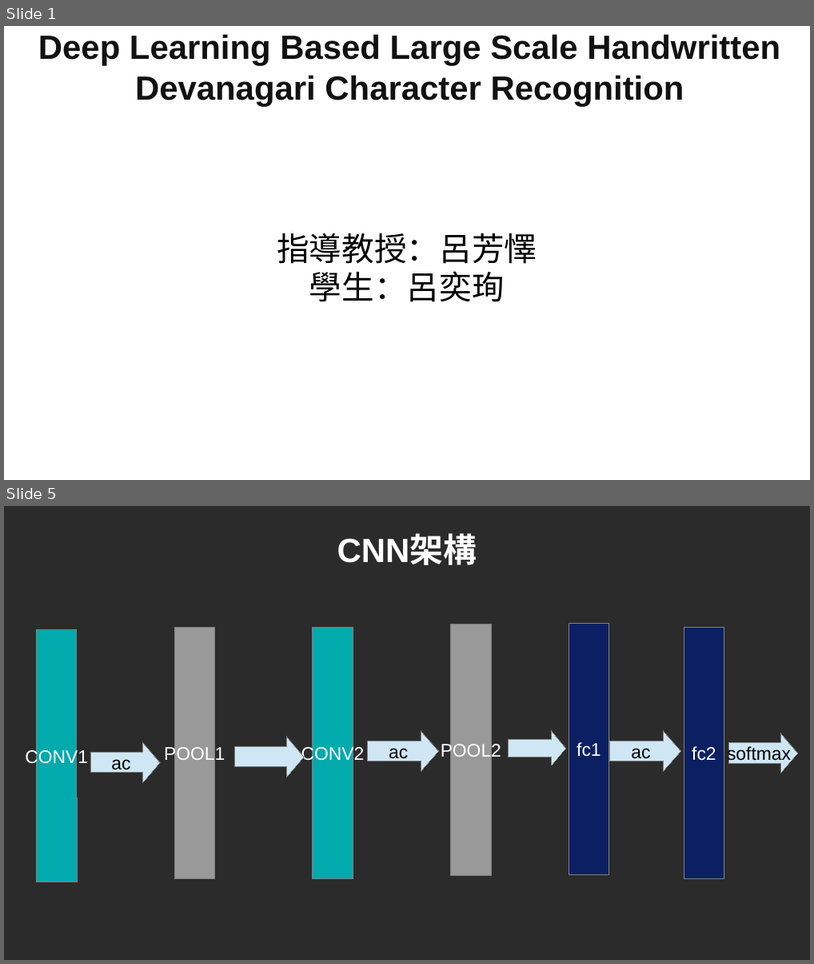
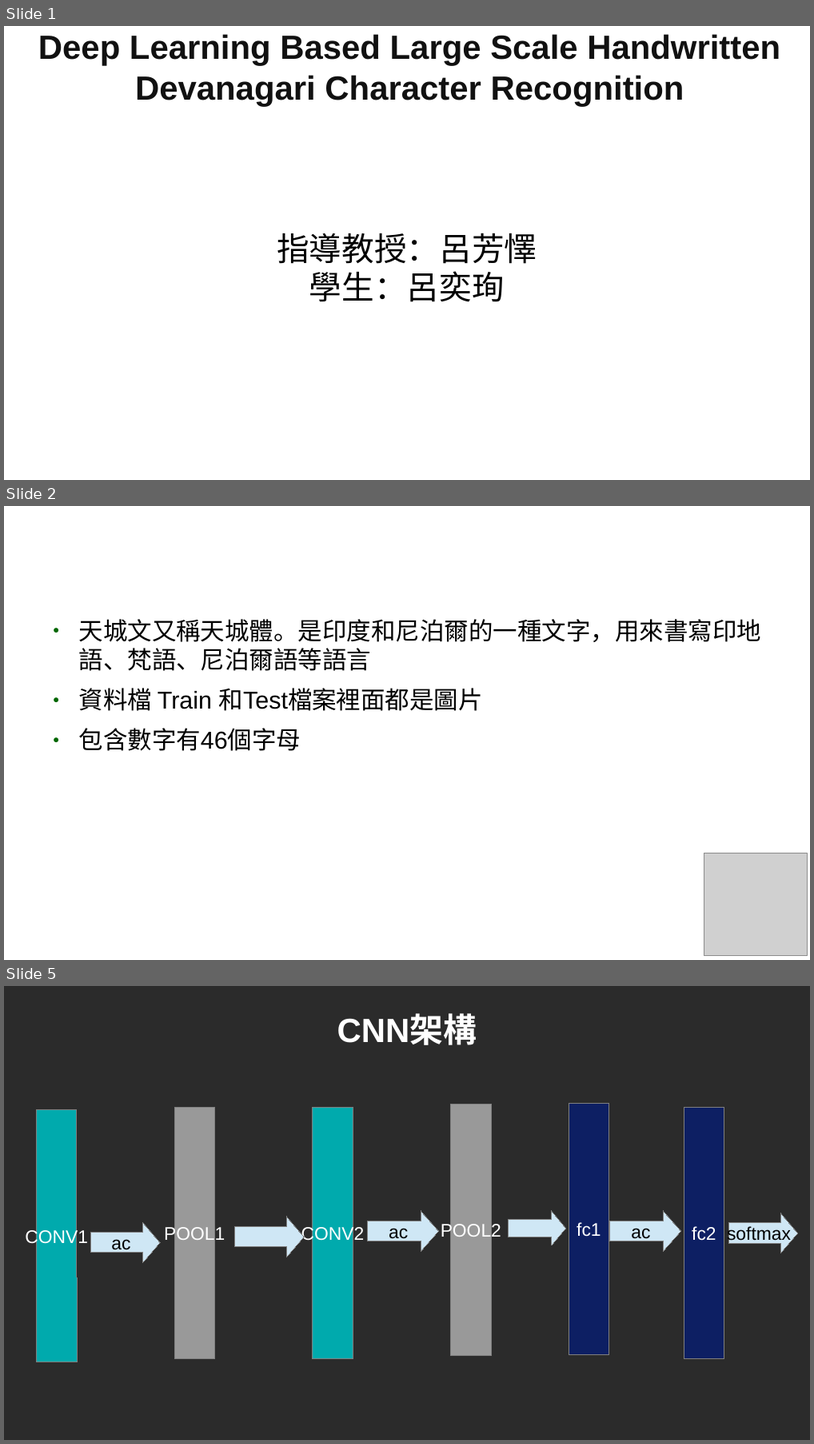
Before and after one commit to Lu-Yi-Hsun/home, a slide deck: docs/Machine Learning/Neural Networks/CNN/paper/Deep Learning Based Large Scale Handwritten.odp. Shown one above the other, each under a label of ours: slides 1 and 5 before the commit, slides 1, 2 and 5 after it; the slides between them are not shown. The pictures are 814x964 and 814x1444 pixels, drawn with LibreOffice and Linux fonts; fonts in the diff are those of the drawing; grey boxes stand for pictures; background and template pictures are left out; a plain dark background stands for a picture behind light text. Boxes give left, top, right and bottom in pixels: in the first picture for what was removed or moved away, otherwise in the second. Text is boxed around its words. In the diff, an @@ line names an element or a change of style, - is before the commit and + after.

```diff
--- a/docs/Machine Learning/Neural Networks/CNN/paper/Deep Learning Based Large Scale Handwritten.odp
+++ b/docs/Machine Learning/Neural Networks/CNN/paper/Deep Learning Based Large Scale Handwritten.odp
@@ slide 2 added at bbox=[4, 506, 810, 960], background picture (left out) @@
@@ title added at bbox=[44, 524, 606, 598], 33 pt, text #FFFFFF, bold @@
+Dataset
@@ text added at bbox=[79, 619, 762, 751], 24 pt, text #000000 @@
+● 天城文又稱天城體。是印度和尼泊爾的一種文字，用來書寫印地語、梵語、尼泊爾語等語言
+● 資料檔 Train 和Test檔案裡面都是圖片
+● 包含數字有46個字母
@@ picture added at bbox=[705, 853, 808, 956] @@
```
Also in this commit, not shown: 2 slides changed, 4 other slides added, 2 slides removed, 9 other files.
